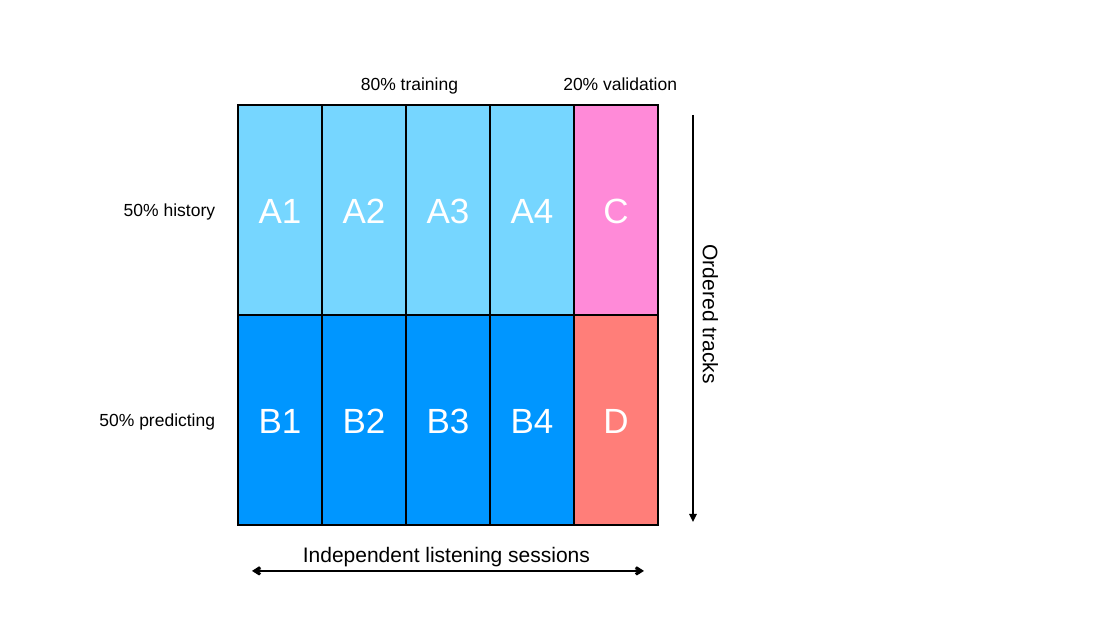
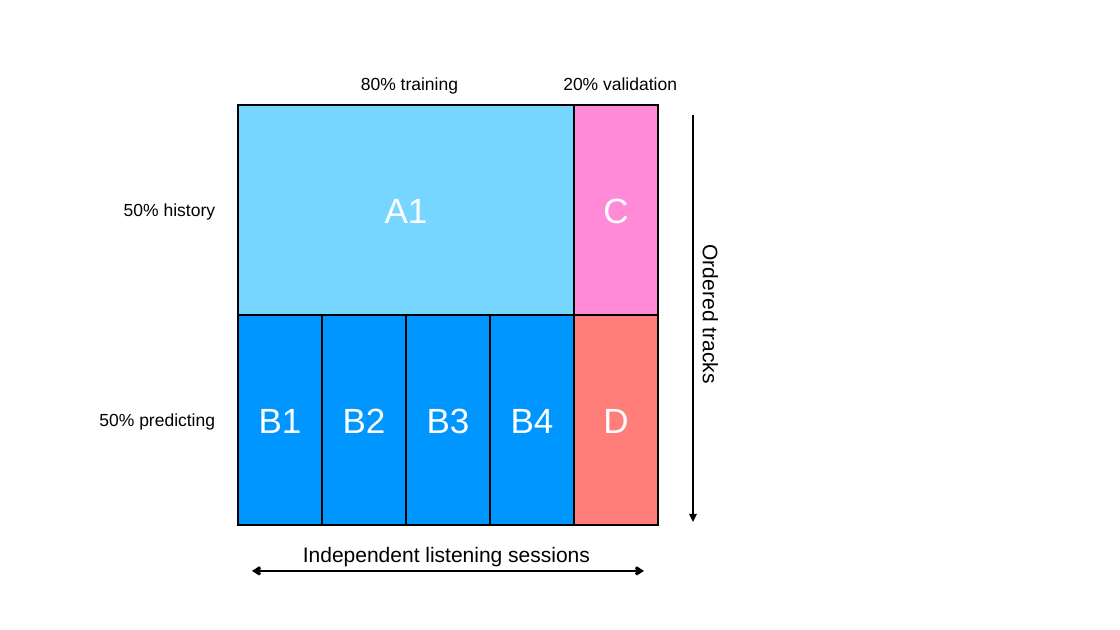
Before and after one commit to curlsloth/Capstone_Spotify-Sequential-Skip-Prediction, a slide deck: slide 1 of notes/data_splitting_plan.pptx. Drawn at 1120x630 pixels with LibreOffice and Linux fonts; fonts in the diff are those of the drawing. Boxes give left, top, right and bottom in pixels: in the first picture for what was removed or moved away, otherwise in the second. Text is boxed around its words. In the diff, an @@ line names an element or a change of style, - is before the commit and + after.

```diff
--- a/notes/data_splitting_plan.pptx
+++ b/notes/data_splitting_plan.pptx
@@ rectangle "A1": place and size @@
-rectangle "A1" at [238, 105, 322, 315]
+rectangle "A1" at [238, 105, 574, 315]
@@ rectangle removed at [322, 105, 406, 315] @@
-A2
@@ rectangle removed at [406, 105, 490, 315] @@
-A3
@@ rectangle removed at [490, 105, 574, 315] @@
-A4
```
Also in this commit, not shown: 3 other files.
